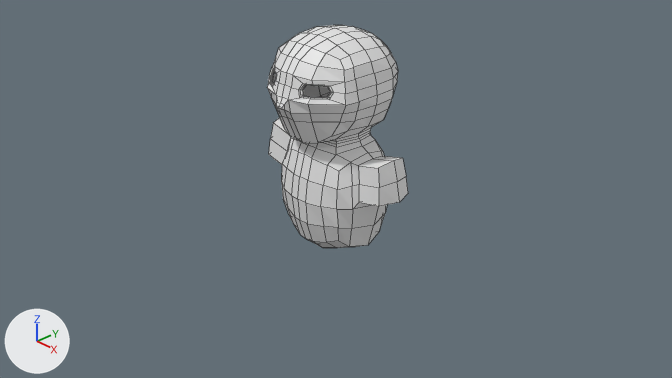
The Blender file Blender assets/humaniod character base.blend: old version first, new version second.
One viewpoint serves both versions: the file's camera 'Camera'. Lighting does not change. The marker at lower left points along +X, +Y and +Z. Mesh edges are drawn as thin lines.
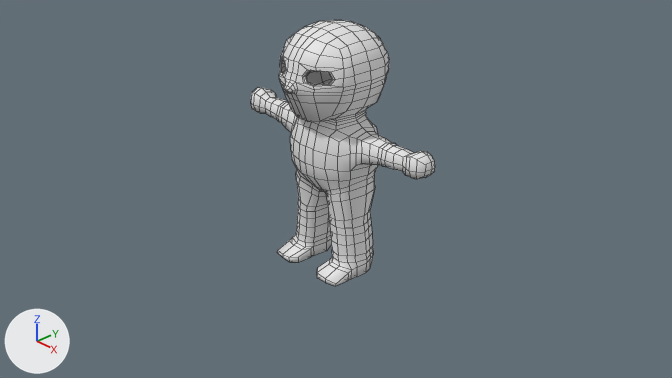
Scene script edits in JSON lines:
```json
{"block": "me_cube_001", "where": "# used by ob_cube_001; location = (0.0, 0.0, 0.0)"}
{"op": "remove", "block": "me_cube_001", "code": "me_cube_001.from_pydata(...)  # 259 vertices, 232 faces; spans x 0.0..1.06, y -0.85..0.76, z -0.84..1.93"}
{"op": "add", "block": "me_cube_001", "code": "me_cube_001.from_pydata(...)  # 493 vertices, 464 faces; spans x 0.0..1.75, y -0.87..0.76, z -1.56..1.93"}
{"block": "me_cube_001", "change": "me_cube_001 part 1: 76 vertices moved from x 0.0..1.01, y -0.6..0.59, z -0.84..0.72 to x 0.0..0.83, y -0.55..0.54, z -0.52..0.73; 14 vertices removed from x 0.1..1.06, y -0.47..0.47, z -0.72..0.58; 230 vertices added at x 0.09..1.75, y -0.63..0.41, z -1.56..0.62"}
{"block": "me_cube_001", "change": "me_cube_001 part 2: 30 vertices moved from x 0.0..0.51, y -0.83..-0.48, z 1.19..1.46 to x 0.0..0.53, y -0.81..-0.48, z 1.18..1.43; 9 vertices removed from x 0.0..0.67, y -0.85..-0.28, z 1.2..1.37; 27 vertices added at x 0.0..0.66, y -0.87..0.75, z 1.18..1.34"}
{"block": "me_cube_001", "change": "me_cube_001 part 3: 174 kept faces spanning x 0.0..0.72, y -0.77..0.76, z -0.52..1.93 are now shaded smooth"}
{"op": "set", "path": "ob_cube_001.location", "old": "(0.0, 0.0, 0.0)", "new": "(0.0, 0.0, 0.337)"}
{"op": "set", "path": "ob_cube_001.scale", "old": "(1.0, 1.0, 1.0)", "new": "(0.858, 0.858, 0.858)"}
```

Location of each change, [x1, y1, x2, y2] in pixels of the pictures (672 x 378 px; the box of a moved part takes in the faces that stretch with it):
```json
{"object": "Cube.001", "change": "reshaped, moved, rescaled", "before": [267, 25, 408, 248], "after": [251, 20, 435, 286], "on screen": "30% wider, 19% taller"}
{"part": 1, "of": "me_cube_001", "change": "built on", "before": [269, 118, 408, 248], "after": [251, 88, 435, 286]}
{"part": 2, "of": "me_cube_001", "change": "moved or reshaped", "before": [267, 61, 377, 114], "after": [279, 49, 389, 96]}
{"part": 3, "of": "me_cube_001", "change": "shading changed", "before": [272, 25, 398, 147], "after": [281, 20, 389, 125]}
```
